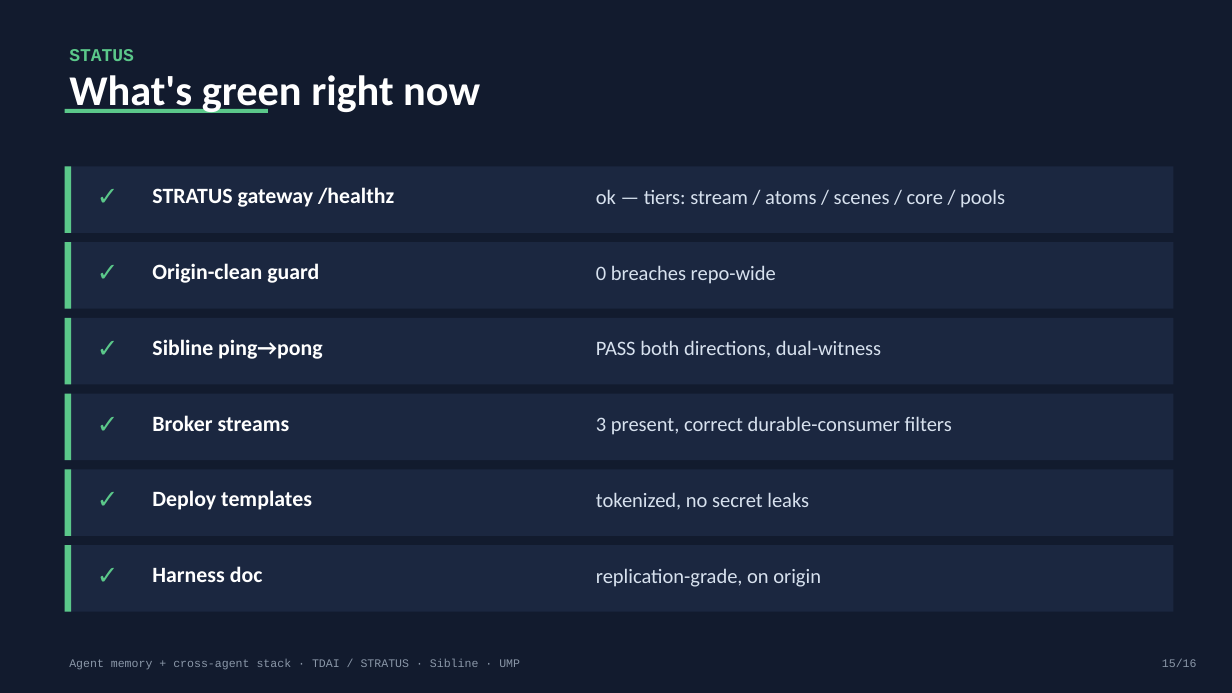
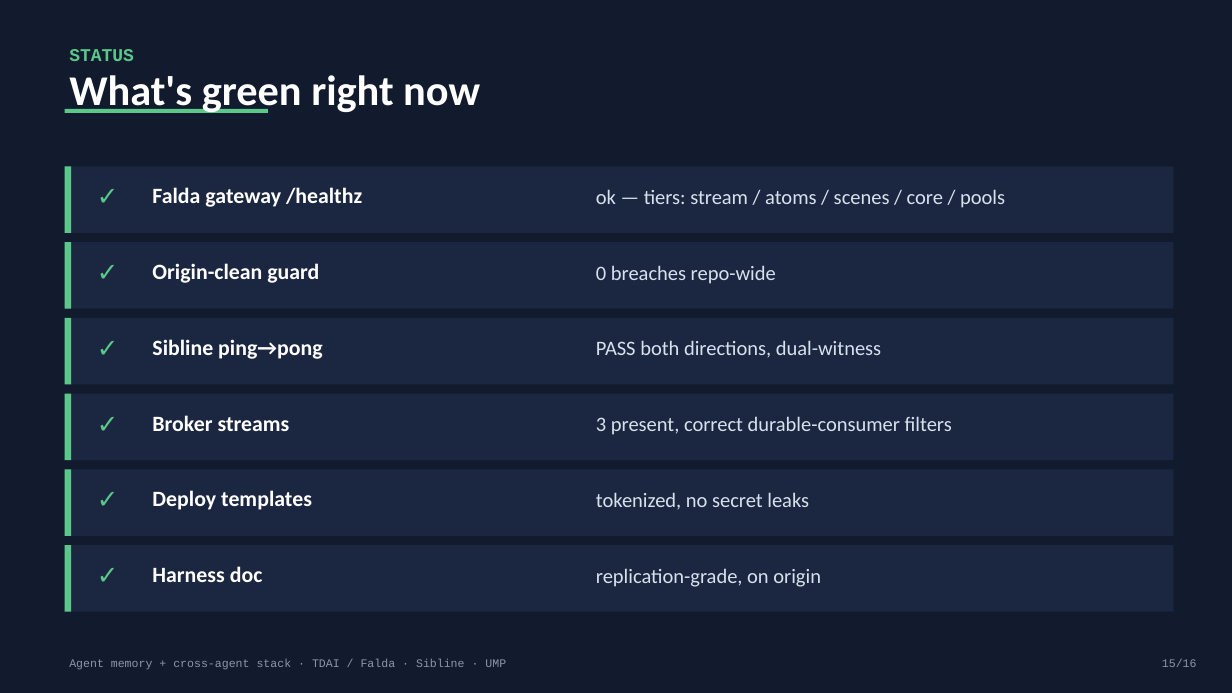
Before and after one commit to rick-stevens-ai/AGENT-MEMORY, a slide deck: slide 15 of decks/tdai-memory-system.pptx. Drawn at 1232x693 pixels with LibreOffice and Linux fonts; fonts in the diff are those of the drawing. Boxes give left, top, right and bottom in pixels: in the first picture for what was removed or moved away, otherwise in the second. Text is boxed around its words. In the diff, an @@ line names an element or a change of style, - is before the commit and + after.

Commit message:
Rename STRATUS -> Falda across whitepaper, READMEs, deck generator + deck
- Whitepaper 'TDAI, Falda, UMP'; repo URLs -> rick-stevens-ai/falda
- tdai/build_deck.py: Falda = go-forward primary, TDAI = predecessor
  being migrated from (drop 'shadow' framing); deck regenerated (16 slides)
- Old STRATUS decks archived under _archive/stratus-prerename-20260627/
- 0 stratus refs outside _archive

```diff
--- a/decks/tdai-memory-system.pptx
+++ b/decks/tdai-memory-system.pptx
@@ text at box(152, 187, 362, 207): text changed @@
-STRATUS gateway /healthz
+Falda gateway /healthz
@@ text at box(69, 659, 506, 670): text changed @@
-Agent memory + cross-agent stack · TDAI / STRATUS · Sibline · UMP
+Agent memory + cross-agent stack · TDAI / Falda · Sibline · UMP
```
Also in this commit, not shown: 15 other slides changed, 13 other files.
